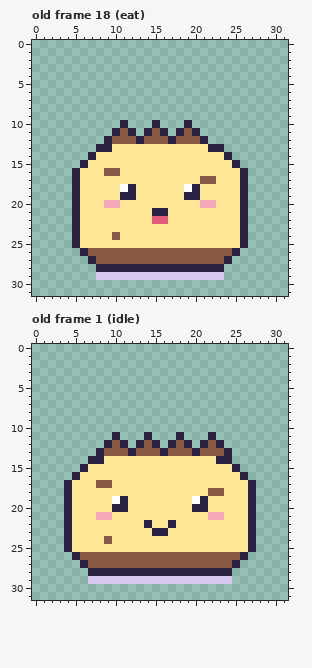
Pixel-art file -- art/characters/cave/pebblit-amber.aseprite. The picture above was drawn from the file before the commit.
32x32 pixels, 24 frames. Shown: old frame 18 (eat), old frame 1 (idle). The commit also changed other frames, which this record leaves out.
Once edited:
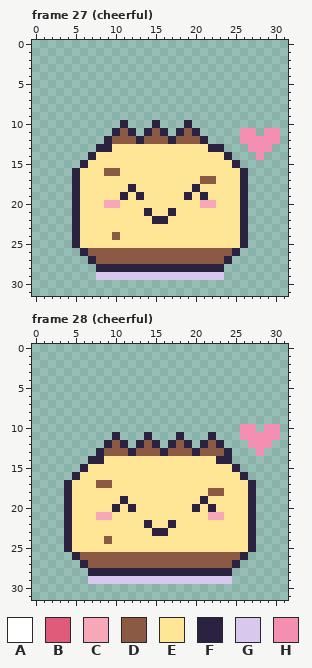
Palette (. is transparent): A #ffffff  B #e05a7a  C #f7a8b8  D #8a5a44  E #ffe596  F #2b2140  G #d9c8ee  H #f48fb1
A new or re-ordered frame is compared with the old frame closest to it.
Diff:
frames 24 -> 28
--- frame 27 (cheerful) is new; against old frame 18 (eat), layer "pet"
@@ x 24..31 @@
 10 ........
-11 ........
-12 ........
-13 ........
-14 F.......
+11 ..HH.HH.
+12 ..HHHHH.
+13 ...HHH..
+14 F...H...
 15 EF......
@@ x 9..23 @@
 17 EEEEEEEEEEEEDDE
-18 EEAFEEEEEEAFEEE
-19 EEFFEEEEEEFFEEE
+18 EEEFEEEEEEEFEEE
+19 EEFEFEEEEEFEFEE
 20 CCEEEEEEEEEECCE
-21 EEEEEEFFEEEEEEE
-22 EEEEEEBBEEEEEEE
+21 EEEEEFEEFEEEEEE
+22 EEEEEEFFEEEEEEE
 23 EEEEEEEEEEEEEEE
--- frame 28 (cheerful) is new; against old frame 1 (idle), layer "pet"
@@ x 24..31 @@
  9 ........
-10 ........
-11 ........
-12 ........
-13 F.......
+10 ..HH.HH.
+11 ..HHHHH.
+12 ...HHH..
+13 F...H...
 14 F.......
@@ x 8..24 @@
 18 EEEEEEEEEEEEEEDDE
-19 EEAFEEEEEEEEAFEEE
-20 EEFFEEEEEEEEFFEEE
+19 EEEFEEEEEEEEEFEEE
+20 EEFEFEEEEEEEFEFEE
 21 CCEEEEEEEEEEEECCE
